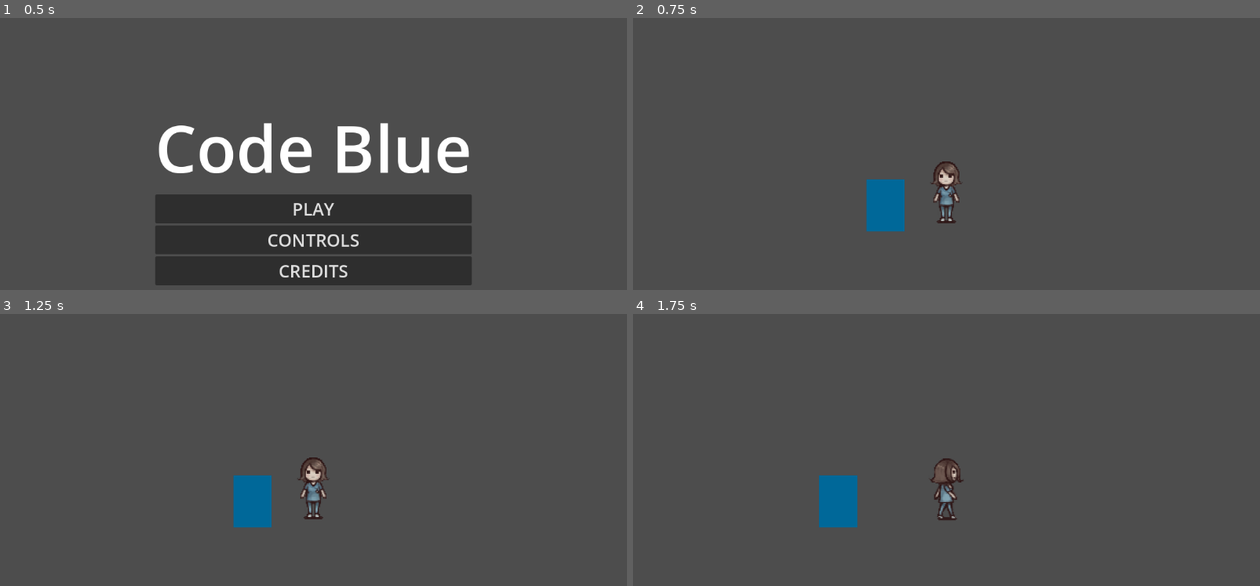
Above: before the commit, frames 1-4 (two rows, left to right).
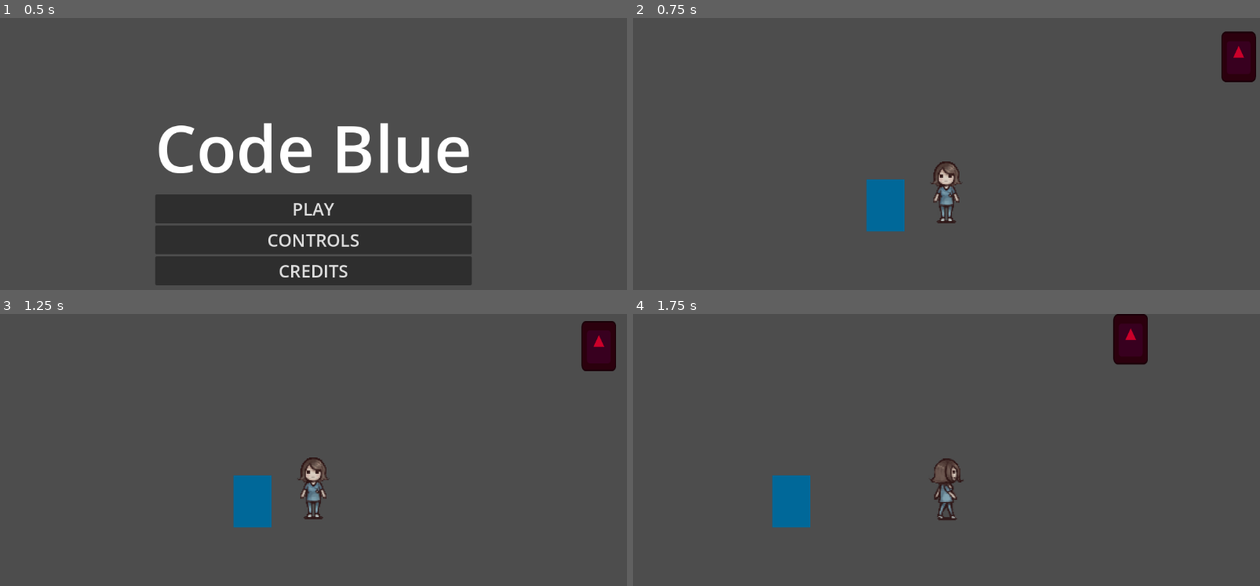
Above: after the commit, the same moments.

Repository: HanaAhmedMahmoud/Code-Blue
Game: Godot game, scene res://Scenes/MainMenu.tscn
Two runs of this game, one before a commit and one after it. Both use one fixed random seed, a clock stepped at 60 frames per second and the inputs below. The engine's default icon, where the game draws it, is replaced by a stand-in: a white triangle on a blue panel in a dark square.
Inputs:
- Up to frame 1 (0.5 s): no input
- Up to frame 2 (0.75 s): click "PLAY" at 0.5 s
- Up to frame 3 (1.25 s): no input
- Up to frame 4 (1.75 s): hold D (right) from 1.28 s (still down)

Frame 1 is identical in both runs. In frame 2, 1.0% of the frame differs, in the area x 93-100%, y 4-24%; in frame 3, 1.0%; in frame 4, 3.4%, in the area x 22-83%, y 0-79%.

Commit message:
Angel - Create Zomb State Machine

Diff:
--- a/Scenes/GameScene.tscn
+++ b/Scenes/GameScene.tscn
@@ -1,11 +1,9 @@
-[gd_scene load_steps=2 format=3 uid="uid://hqghxce2lbd5"]
+[gd_scene load_steps=3 format=3 uid="uid://hqghxce2lbd5"]
 
 [ext_resource type="PackedScene" uid="uid://uhy7jnx51fk4" path="res://Scenes/PlayerScene.tscn" id="1_c7wp6"]
+[ext_resource type="PackedScene" uid="uid://bej3jghjd60w2" path="res://Scenes/ZombieScene.tscn" id="2_iy0il"]
 
 [node name="GameScene_tscn" type="Node2D"]
-
-[node name="Player" parent="." instance=ExtResource("1_c7wp6")]
-position = Vector2(574, 336)
 
 [node name="ColorRect" type="ColorRect" parent="."]
 offset_left = 280.0
@@ -13,3 +11,9 @@
 offset_right = 420.0
 offset_bottom = 475.0
 color = Color(0, 0.407843, 0.6, 1)
+
+[node name="Zombie" parent="." instance=ExtResource("2_iy0il")]
+position = Vector2(1656, -160)
+
+[node name="Player" parent="." instance=ExtResource("1_c7wp6")]
+position = Vector2(574, 336)
--- a/Scenes/PlayerScene.tscn
+++ b/Scenes/PlayerScene.tscn
@@ -171,6 +171,7 @@
 height = 215.0
 
 [node name="Player" type="CharacterBody2D" groups=["Player"]]
+collision_mask = 2
 script = ExtResource("2_uxfj7")
 
 [node name="AnimationPlayer" type="AnimationPlayer" parent="."]
--- a/Scenes/ZombieScene.tscn
+++ b/Scenes/ZombieScene.tscn
@@ -1,3 +1,51 @@
-[gd_scene format=3 uid="uid://bej3jghjd60w2"]
+[gd_scene load_steps=8 format=3 uid="uid://bej3jghjd60w2"]
 
-[node name="ZombieScene" type="Node2D"]
+[ext_resource type="Texture2D" uid="uid://dkqvah1pes3v6" path="res://icon.svg" id="1_psshm"]
+[ext_resource type="Script" path="res://Scripts/Zombie.gd" id="1_vebhm"]
+[ext_resource type="Script" path="res://Scripts/StateMachine.gd" id="2_vw3xb"]
+[ext_resource type="Script" path="res://Scripts/States/ZombieChase.gd" id="4_gp210"]
+[ext_resource type="Script" path="res://Scripts/States/ZombiePatrol.gd" id="5_m6wvp"]
+
+[sub_resource type="CapsuleShape2D" id="CapsuleShape2D_t5iyu"]
+radius = 63.0
+height = 186.0
+
+[sub_resource type="CircleShape2D" id="CircleShape2D_4gkvs"]
+radius = 905.108
+
+[node name="Zombie" type="CharacterBody2D"]
+collision_layer = 2
+collision_mask = 23
+script = ExtResource("1_vebhm")
+
+[node name="AnimationPlayer" type="AnimationPlayer" parent="."]
+
+[node name="Sprite2D" type="Sprite2D" parent="."]
+modulate = Color(0.796046, 0, 0.163203, 1)
+position = Vector2(0, -0.500012)
+scale = Vector2(1, 1.44531)
+texture = ExtResource("1_psshm")
+
+[node name="CollisionShape2D" type="CollisionShape2D" parent="."]
+shape = SubResource("CapsuleShape2D_t5iyu")
+
+[node name="SightArea2D" type="Area2D" parent="."]
+
+[node name="CollisionShape2D" type="CollisionShape2D" parent="SightArea2D"]
+shape = SubResource("CircleShape2D_4gkvs")
+
+[node name="StateMachine" type="Node" parent="." node_paths=PackedStringArray("initial_state")]
+script = ExtResource("2_vw3xb")
+initial_state = NodePath("ZombiePatrol")
+
+[node name="ZombieChase" type="Node" parent="StateMachine"]
+script = ExtResource("4_gp210")
+
+[node name="ZombiePatrol" type="Node" parent="StateMachine"]
+script = ExtResource("5_m6wvp")
+
+[node name="PatrolTimer" type="Timer" parent="."]
+
+[connection signal="body_entered" from="SightArea2D" to="StateMachine/ZombiePatrol" method="_on_sight_area_2d_body_entered"]
+[connection signal="body_exited" from="SightArea2D" to="StateMachine/ZombieChase" method="_on_sight_area_2d_body_exited"]
+[connection signal="timeout" from="PatrolTimer" to="StateMachine/ZombiePatrol" method="_on_patrol_timer_timeout"]
--- a/Scripts/States/PlayerMove.gd
+++ b/Scripts/States/PlayerMove.gd
@@ -1,7 +1,7 @@
 extends State
 class_name PlayerMove
 
-@export var speed = 400
+@export var speed = 800
 
 var player
 var anim_player
@@ -56,4 +56,4 @@
 		anim_player.play(anim_name)  # Replace with correct idle anim.
 		get_parent().on_child_transition(self, "PlayerIdle")
 
-	player.position += player.velocity * delta
+	player.move_and_slide()
--- /dev/null
+++ b/Scripts/States/ZombieChase.gd
@@ -0,0 +1,18 @@
+extends State
+class_name ZombieChase
+
+func enter():
+	print("Zombie State -> Chase")
+
+func exit():
+	pass
+
+func update(_delta):
+	pass
+
+func physics_update(_delta):
+	pass
+
+
+func _on_sight_area_2d_body_exited(body: Node2D) -> void:
+	get_parent().on_child_transition(self, "ZombiePatrol")
--- /dev/null
+++ b/Scripts/States/ZombiePatrol.gd
@@ -0,0 +1,73 @@
+extends State
+class_name ZombiePatrol
+
+var zombie
+var speed = 50
+
+var target_x
+var target_y
+
+
+func set_target(current_x, current_y):
+	var timer = zombie.get_node("PatrolTimer")
+
+	target_x = current_x + randi_range(-200, 200)
+	target_y = current_y + randi_range(-200, 200)
+
+	timer.wait_time = randi_range(4, 6)
+	timer.start()
+
+
+func enter():
+	print("Zombie State -> Patrol")
+
+	zombie = get_parent().get_parent()
+
+	set_target(zombie.position.x, zombie.position.y)
+
+func exit():
+	pass
+
+func update(_delta):
+	pass
+
+func physics_update(_delta):
+	var current_x = zombie.position.x
+	var current_y = zombie.position.y
+
+	"""
+	See if there is a better function for this.
+	dist_to??
+	"""
+
+	var target = Vector2(target_x, target_y)
+
+	if zombie.position.distance_to(target) > 10:
+		if current_x < target_x:
+			zombie.velocity.x = 1
+		elif current_x > target_x:
+			zombie.velocity.x = -1
+
+		if current_y < target_y:
+			zombie.velocity.y = 1
+		elif current_y > target_y:
+			zombie.velocity.y = -1
+
+		zombie.velocity *= speed
+
+	else:
+		target_x = zombie.position.x
+		target_y = zombie.position.y
+
+		zombie.velocity.x = 0
+		zombie.velocity.y = 0
+
+	zombie.move_and_slide()
+
+func _on_sight_area_2d_body_entered(body: Node2D) -> void:
+	#get_parent().on_child_transition(self, "ZombieChase")
+	pass
+
+
+func _on_patrol_timer_timeout() -> void:
+	set_target(zombie.position.x, zombie.position.y)
--- a/Scripts/Zombie.gd
+++ b/Scripts/Zombie.gd
@@ -1 +1,9 @@
-extends Node
+extends CharacterBody2D
+
+
+func _ready() -> void:
+	pass
+
+
+func _process(delta: float) -> void:
+	pass
--- a/project.godot
+++ b/project.godot
@@ -46,6 +46,14 @@
 ]
 }
 
+[layer_names]
+
+2d_physics/layer_1="Player"
+2d_physics/layer_2="Zombies"
+2d_physics/layer_3="Patients"
+2d_physics/layer_4="Interactables"
+2d_physics/layer_5="Environment"
+
 [rendering]
 
 renderer/rendering_method="mobile"
